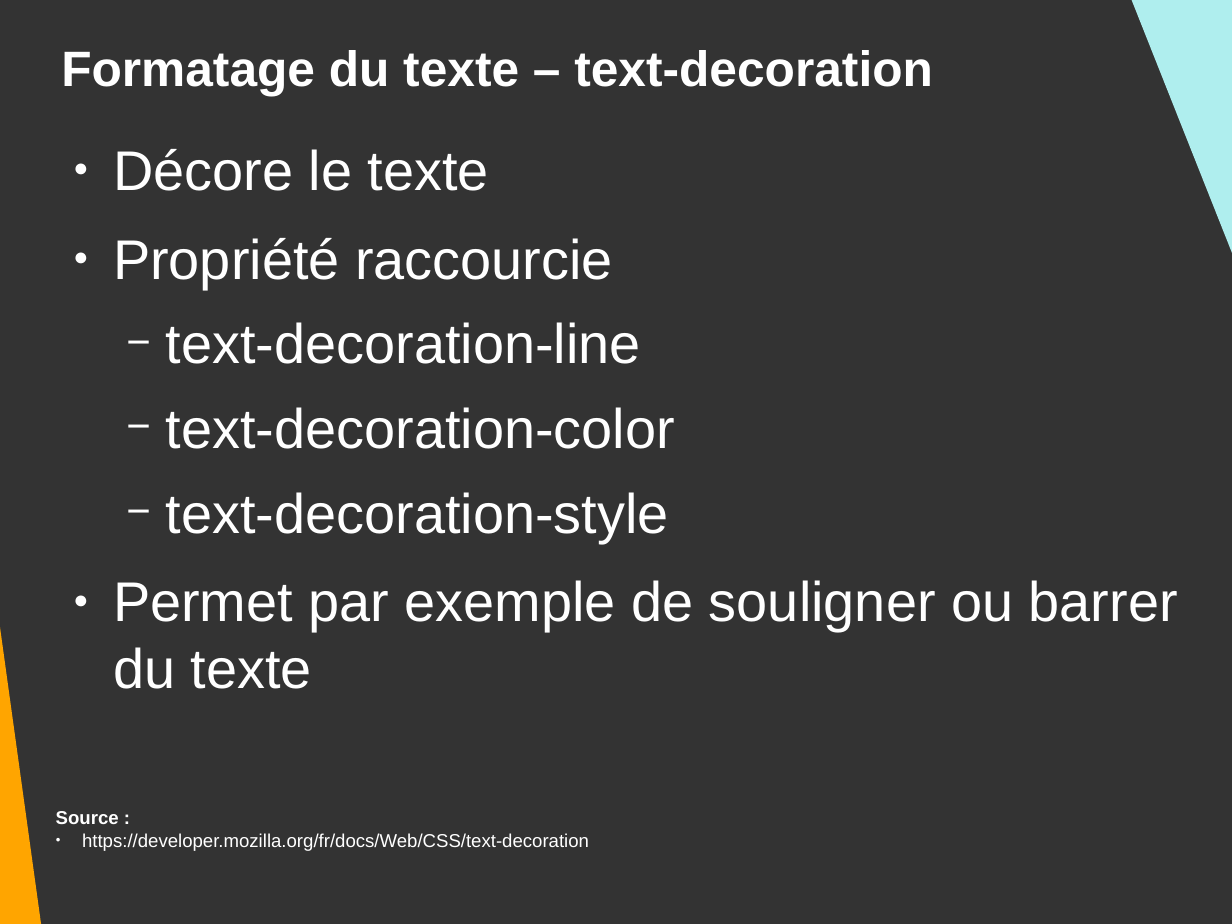
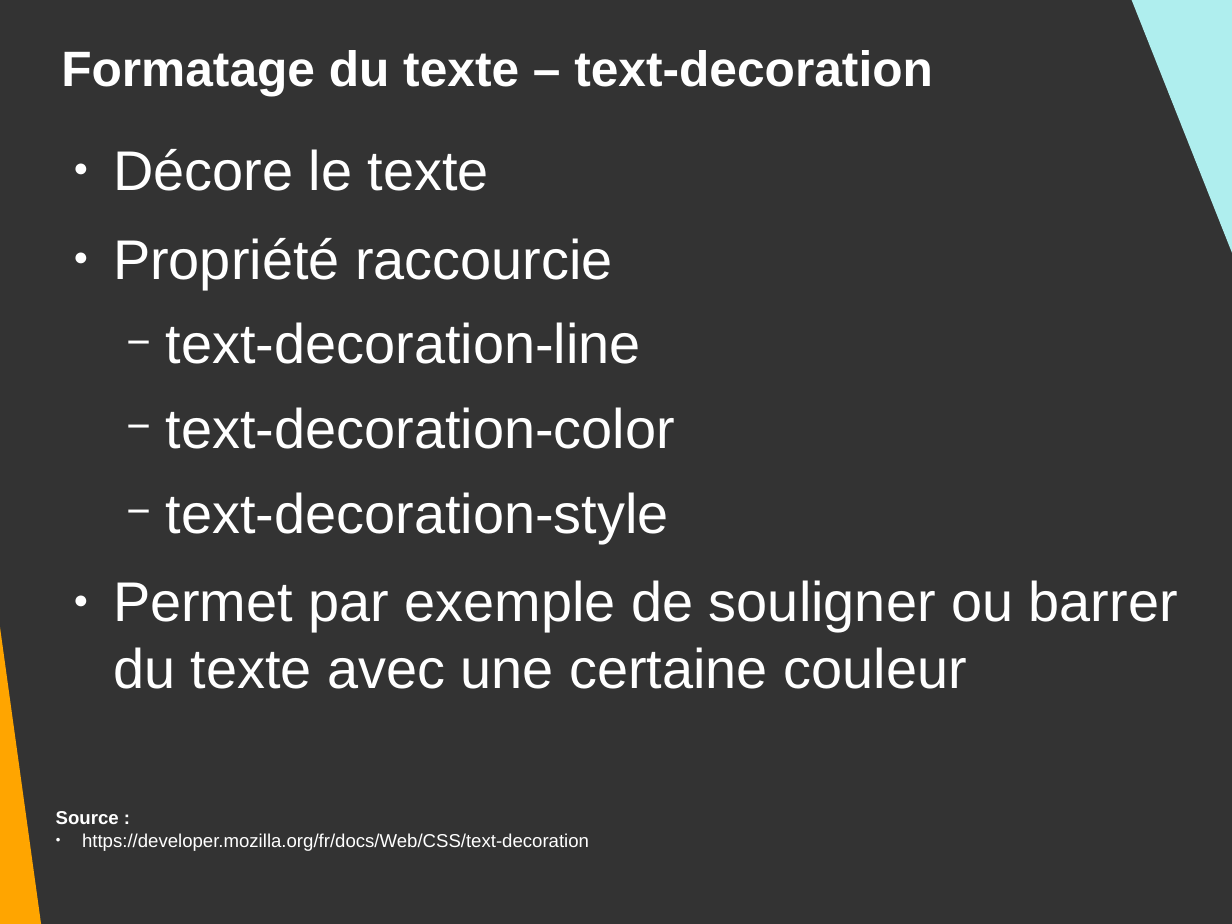
Before and after one commit to DanYellow/presentations, a slide deck: slide 16 of mmi/html/travaux-pratiques/numero-3/presentation.odp (slide 15 before the commit). Drawn at 1232x924 pixels with LibreOffice and Linux fonts; fonts in the diff are those of the drawing. Boxes give left, top, right and bottom in pixels: in the first picture for what was removed or moved away, otherwise in the second. Text is boxed around its words. In the diff, an @@ line names an element or a change of style, - is before the commit and + after.

```diff
--- a/mmi/html/travaux-pratiques/numero-3/presentation.odp
+++ b/mmi/html/travaux-pratiques/numero-3/presentation.odp
@@ text at [113,580,1178,689]: text changed @@
-● Permet par exemple de souligner ou barrer du texte
+● Permet par exemple de souligner ou barrer du texte avec une certaine couleur
```
Also in this commit, not shown: 8 other slides changed, 16 slides added, 6 other files.
